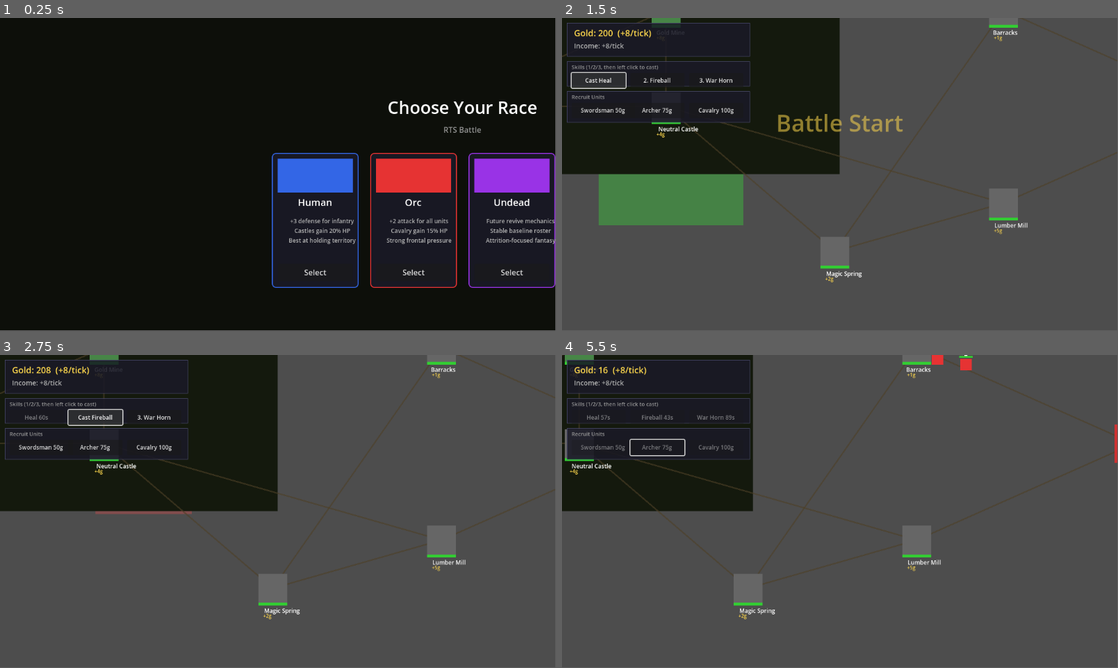
Above: before the commit, frames 1-4 (two rows, left to right).
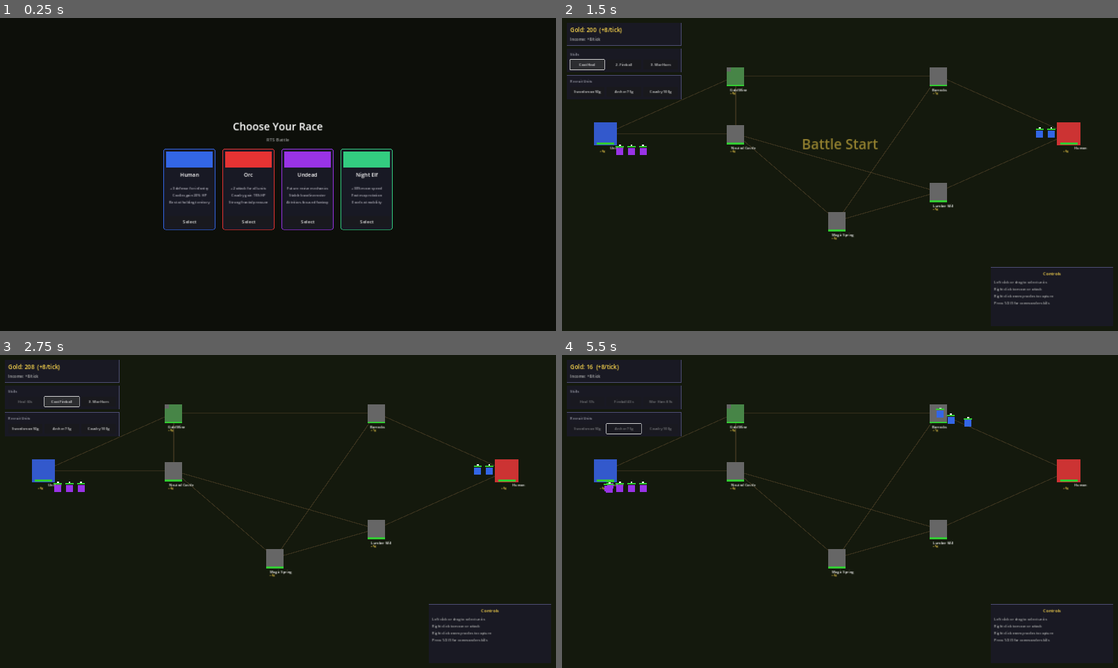
Above: after the commit, the same moments.

Repository: THOMAS4455/hello_world
Game: Godot game, scene res://scenes/main.tscn
Two runs of this game, one before a commit and one after it. Both use one fixed random seed, a clock stepped at 60 frames per second and the inputs below.
Inputs (mouse positions are in pixels of both pictures, inside the frame that each line leads up to):
- Up to frame 1 (0.25 s): no input
- Up to frame 2 (1.5 s): click "Select" at 0.5 s; click "1. Heal" at 1.25 s
- Up to frame 3 (2.75 s): click "2. Fireball" at 2 s
- Up to frame 4 (5.5 s): click "3. War Horn" at 2.75 s; click "Swordsman 50g" at 3.5 s; click "Archer 75g" at 4.25 s; tap Enter at 5 s; move the mouse to (962, 495) at 5.02 s; hold D from 5.03 s (still down); tap 1 at 5.1 s; click (962, 495) at 5.17 s
In our replay, the window is 799x449 before the commit and 800x450 after it. These sizes can differ from the game's own. Grey fills any space a smaller window leaves; there, only what the larger window draws over its background counts as a difference.

The runs differ from the first frame. In frame 1, 22% of the frame differs, in the area x 29-100%, y 26-87%; in frame 2, 78%; in frame 3, 78%; in frame 4, 86%, in the area x 0-100%, y 0-100%.

Commit message:
修复了界面

Diff:
--- a/project.godot
+++ b/project.godot
@@ -22,6 +22,13 @@
 EventBus="*res://autoload/event_bus.gd"
 RaceData="*res://autoload/race_data.gd"
 
+[display]
+
+window/size/viewport_width=1920
+window/size/viewport_height=1080
+window/stretch/mode="canvas_items"
+window/stretch/aspect="expand"
+
 [input]
 
 skill_1={
--- a/scenes/main.tscn
+++ b/scenes/main.tscn
@@ -30,7 +30,7 @@
 
 [node name="Background" type="ColorRect" parent="Battlefield"]
 size = Vector2(1920, 1080)
-position = Vector2(-960, -540)
+position = Vector2(0, 0)
 color = Color(0.08, 0.1, 0.05, 1)
 
 [node name="Roads" type="Node2D" parent="Battlefield"]
--- a/scenes/ui/game_over.gd
+++ b/scenes/ui/game_over.gd
@@ -4,7 +4,6 @@
 signal restart_requested
 signal back_to_menu
 
-var _overlay: ColorRect
 var _title: Label
 var _detail: Label
 var _btn_restart: Button
@@ -12,17 +11,65 @@
 
 
 func _ready():
+	set_anchors_preset(Control.PRESET_FULL_RECT)
+	offset_left = 0
+	offset_top = 0
+	offset_right = 0
+	offset_bottom = 0
 	visible = false
 
-	_overlay = ColorRect.new()
-	_overlay.size = Vector2(1920, 1080)
-	_overlay.color = Color(0, 0, 0, 0.6)
-	_overlay.mouse_filter = Control.MOUSE_FILTER_IGNORE
-	add_child(_overlay)
+	var overlay = ColorRect.new()
+	overlay.set_anchors_preset(Control.PRESET_FULL_RECT)
+	overlay.color = Color(0, 0, 0, 0.6)
+	overlay.mouse_filter = Control.MOUSE_FILTER_STOP
+	add_child(overlay)
 
-	var panel = Panel.new()
-	panel.size = Vector2(400, 280)
-	panel.position = Vector2(760, 350)
+	var center = CenterContainer.new()
+	center.set_anchors_preset(Control.PRESET_FULL_RECT)
+	add_child(center)
+
+	var panel = PanelContainer.new()
+	panel.custom_minimum_size = Vector2(420, 280)
+	panel.add_theme_stylebox_override("panel", _make_panel_style())
+	center.add_child(panel)
+
+	var content = VBoxContainer.new()
+	content.alignment = BoxContainer.ALIGNMENT_CENTER
+	content.add_theme_constant_override("separation", 16)
+	panel.add_child(content)
+
+	_title = Label.new()
+	_title.horizontal_alignment = HORIZONTAL_ALIGNMENT_CENTER
+	_title.add_theme_font_size_override("font_size", 32)
+	_title.add_theme_color_override("font_color", Color.WHITE)
+	content.add_child(_title)
+
+	_detail = Label.new()
+	_detail.horizontal_alignment = HORIZONTAL_ALIGNMENT_CENTER
+	_detail.autowrap_mode = TextServer.AUTOWRAP_WORD_SMART
+	_detail.custom_minimum_size = Vector2(320, 48)
+	_detail.add_theme_font_size_override("font_size", 16)
+	_detail.add_theme_color_override("font_color", Color(0.7, 0.7, 0.7))
+	content.add_child(_detail)
+
+	_btn_restart = Button.new()
+	_btn_restart.text = "Restart"
+	_btn_restart.custom_minimum_size = Vector2(180, 40)
+	_btn_restart.add_theme_font_size_override("font_size", 16)
+	_btn_restart.pressed.connect(func(): restart_requested.emit())
+	content.add_child(_btn_restart)
+
+	_btn_menu = Button.new()
+	_btn_menu.text = "Back to Menu"
+	_btn_menu.custom_minimum_size = Vector2(180, 40)
+	_btn_menu.add_theme_font_size_override("font_size", 16)
+	_btn_menu.pressed.connect(func(): back_to_menu.emit())
+	content.add_child(_btn_menu)
+
+	EventBus.game_over.connect(_on_game_over)
+
+
+func _make_panel_style() -> StyleBoxFlat:
 	var sb = StyleBoxFlat.new()
 	sb.bg_color = Color(0.1, 0.1, 0.15, 0.95)
 	sb.border_width_left = 2
@@ -30,46 +77,15 @@
 	sb.border_width_right = 2
 	sb.border_width_bottom = 2
 	sb.border_color = Color(0.4, 0.5, 0.6)
+	sb.content_margin_left = 28
+	sb.content_margin_top = 26
+	sb.content_margin_right = 28
+	sb.content_margin_bottom = 26
 	sb.set("corner_radius_top_left", 12)
 	sb.set("corner_radius_top_right", 12)
 	sb.set("corner_radius_bottom_left", 12)
 	sb.set("corner_radius_bottom_right", 12)
-	panel.add_theme_stylebox_override("panel", sb)
-	add_child(panel)
-
-	_title = Label.new()
-	_title.position = Vector2(0, 30)
-	_title.size = Vector2(400, 50)
-	_title.add_theme_font_size_override("font_size", 32)
-	_title.add_theme_color_override("font_color", Color.WHITE)
-	_title.horizontal_alignment = HORIZONTAL_ALIGNMENT_CENTER
-	panel.add_child(_title)
-
-	_detail = Label.new()
-	_detail.position = Vector2(0, 90)
-	_detail.size = Vector2(400, 50)
-	_detail.add_theme_font_size_override("font_size", 16)
-	_detail.add_theme_color_override("font_color", Color(0.7, 0.7, 0.7))
-	_detail.horizontal_alignment = HORIZONTAL_ALIGNMENT_CENTER
-	panel.add_child(_detail)
-
-	_btn_restart = Button.new()
-	_btn_restart.text = "Restart"
-	_btn_restart.position = Vector2(120, 160)
-	_btn_restart.size = Vector2(160, 40)
-	_btn_restart.add_theme_font_size_override("font_size", 16)
-	_btn_restart.pressed.connect(func(): restart_requested.emit())
-	panel.add_child(_btn_restart)
-
-	_btn_menu = Button.new()
-	_btn_menu.text = "Back to Menu"
-	_btn_menu.position = Vector2(120, 210)
-	_btn_menu.size = Vector2(160, 40)
-	_btn_menu.add_theme_font_size_override("font_size", 16)
-	_btn_menu.pressed.connect(func(): back_to_menu.emit())
-	panel.add_child(_btn_menu)
-
-	EventBus.game_over.connect(_on_game_over)
+	return sb
 
 
 func _on_game_over(winner: int):
--- a/scenes/ui/hud.gd
+++ b/scenes/ui/hud.gd
@@ -2,7 +2,7 @@
 
 var gold_label: Label
 var income_label: Label
-var selected_info: Panel
+var selected_info: PanelContainer
 var selected_label: Label
 var btn_skill1: Button
 var btn_skill2: Button
@@ -16,6 +16,11 @@
 
 
 func _ready():
+	set_anchors_preset(Control.PRESET_FULL_RECT)
+	offset_left = 0
+	offset_top = 0
+	offset_right = 0
+	offset_bottom = 0
 	add_to_group("ui_hud")
 	_build_ui()
 	EventBus.gold_changed.connect(_on_gold_changed)
@@ -23,114 +28,138 @@
 
 
 func _build_ui():
-	var stylebox = _make_panel()
-
-	var top_bar = Panel.new()
-	top_bar.position = Vector2(10, 10)
-	top_bar.size = Vector2(380, 70)
-	top_bar.add_theme_stylebox_override("panel", stylebox)
-	add_child(top_bar)
+	var left_margin = MarginContainer.new()
+	left_margin.anchor_right = 0.0
+	left_margin.anchor_bottom = 0.0
+	left_margin.offset_left = 16
+	left_margin.offset_top = 16
+	left_margin.offset_right = 412
+	left_margin.offset_bottom = 380
+	add_child(left_margin)
+
+	var left_stack = VBoxContainer.new()
+	left_stack.add_theme_constant_override("separation", 10)
+	left_margin.add_child(left_stack)
+
+	var top_bar = _make_panel_container()
+	left_stack.add_child(top_bar)
+	var top_content = VBoxContainer.new()
+	top_content.add_theme_constant_override("separation", 6)
+	top_bar.add_child(top_content)
 
 	gold_label = Label.new()
-	gold_label.position = Vector2(15, 8)
-	gold_label.size = Vector2(350, 25)
 	gold_label.text = "Gold: 200"
-	gold_label.add_theme_font_size_override("font_size", 18)
+	gold_label.add_theme_font_size_override("font_size", 20)
 	gold_label.add_theme_color_override("font_color", Color(1, 0.85, 0.3))
-	top_bar.add_child(gold_label)
+	top_content.add_child(gold_label)
 
 	income_label = Label.new()
-	income_label.position = Vector2(15, 38)
-	income_label.size = Vector2(350, 20)
 	income_label.text = "Income: 0/tick"
 	income_label.add_theme_font_size_override("font_size", 14)
 	income_label.add_theme_color_override("font_color", Color(0.7, 0.7, 0.7))
-	top_bar.add_child(income_label)
-
-	var skill_panel = Panel.new()
-	skill_panel.position = Vector2(10, 90)
-	skill_panel.size = Vector2(380, 52)
-	skill_panel.add_theme_stylebox_override("panel", stylebox)
-	add_child(skill_panel)
+	top_content.add_child(income_label)
+
+	var skill_panel = _make_panel_container()
+	left_stack.add_child(skill_panel)
+	var skill_content = VBoxContainer.new()
+	skill_content.add_theme_constant_override("separation", 8)
+	skill_panel.add_child(skill_content)
 
 	var skill_hint = Label.new()
-	skill_hint.position = Vector2(10, 4)
-	skill_hint.size = Vector2(360, 18)
-	skill_hint.text = "Skills (1/2/3, then left click to cast)"
-	skill_hint.add_theme_font_size_override("font_size", 11)
-	skill_hint.add_theme_color_override("font_color", Color(0.6, 0.6, 0.6))
-	skill_panel.add_child(skill_hint)
-
-	btn_skill1 = _btn("1. Heal", Vector2(10, 24), Vector2(112, 24))
-	btn_skill2 = _btn("2. Fireball", Vector2(132, 24), Vector2(112, 24))
-	btn_skill3 = _btn("3. War Horn", Vector2(254, 24), Vector2(112, 24))
+	skill_hint.text = "Skills"
+	skill_hint.add_theme_font_size_override("font_size", 12)
+	skill_hint.add_theme_color_override("font_color", Color(0.65, 0.65, 0.7))
+	skill_content.add_child(skill_hint)
+
+	var skill_buttons = HBoxContainer.new()
+	skill_buttons.add_theme_constant_override("separation", 8)
+	skill_content.add_child(skill_buttons)
+
+	btn_skill1 = _btn("1. Heal")
+	btn_skill2 = _btn("2. Fireball")
+	btn_skill3 = _btn("3. War Horn")
 	btn_skill1.pressed.connect(func(): _use_skill(0))
 	btn_skill2.pressed.connect(func(): _use_skill(1))
 	btn_skill3.pressed.connect(func(): _use_skill(2))
-	skill_panel.add_child(btn_skill1)
-	skill_panel.add_child(btn_skill2)
-	skill_panel.add_child(btn_skill3)
-
-	var unit_panel = Panel.new()
-	unit_panel.position = Vector2(10, 152)
-	unit_panel.size = Vector2(380, 65)
-	unit_panel.add_theme_stylebox_override("panel", stylebox)
-	add_child(unit_panel)
+	skill_buttons.add_child(btn_skill1)
+	skill_buttons.add_child(btn_skill2)
+	skill_buttons.add_child(btn_skill3)
+
+	var unit_panel = _make_panel_container()
+	left_stack.add_child(unit_panel)
+	var unit_content = VBoxContainer.new()
+	unit_content.add_theme_constant_override("separation", 8)
+	unit_panel.add_child(unit_content)
 
 	var unit_hint = Label.new()
-	unit_hint.position = Vector2(10, 4)
-	unit_hint.size = Vector2(360, 18)
 	unit_hint.text = "Recruit Units"
-	unit_hint.add_theme_font_size_override("font_size", 11)
-	unit_hint.add_theme_color_override("font_color", Color(0.6, 0.6, 0.6))
-	unit_panel.add_child(unit_hint)
-
-	btn_melee = _btn("Swordsman 50g", Vector2(10, 24), Vector2(112, 32))
-	btn_ranged = _btn("Archer 75g", Vector2(132, 24), Vector2(112, 32))
-	btn_cavalry = _btn("Cavalry 100g", Vector2(254, 24), Vector2(112, 32))
+	unit_hint.add_theme_font_size_override("font_size", 12)
+	unit_hint.add_theme_color_override("font_color", Color(0.65, 0.65, 0.7))
+	unit_content.add_child(unit_hint)
+
+	var unit_buttons = HBoxContainer.new()
+	unit_buttons.add_theme_constant_override("separation", 8)
+	unit_content.add_child(unit_buttons)
+
+	btn_melee = _btn("Swordsman 50g")
+	btn_ranged = _btn("Archer 75g")
+	btn_cavalry = _btn("Cavalry 100g")
 	btn_melee.pressed.connect(_buy_melee)
 	btn_ranged.pressed.connect(_buy_ranged)
 	btn_cavalry.pressed.connect(_buy_cavalry)
-	unit_panel.add_child(btn_melee)
-	unit_panel.add_child(btn_ranged)
-	unit_panel.add_child(btn_cavalry)
-
-	selected_info = Panel.new()
-	selected_info.position = Vector2(10, 227)
-	selected_info.size = Vector2(260, 60)
-	selected_info.add_theme_stylebox_override("panel", stylebox)
+	unit_buttons.add_child(btn_melee)
+	unit_buttons.add_child(btn_ranged)
+	unit_buttons.add_child(btn_cavalry)
+
+	selected_info = _make_panel_container()
 	selected_info.visible = false
-	add_child(selected_info)
+	left_stack.add_child(selected_info)
 
 	selected_label = Label.new()
-	selected_label.position = Vector2(10, 10)
-	selected_label.size = Vector2(240, 40)
+	selected_label.custom_minimum_size = Vector2(0, 34)
+	selected_label.autowrap_mode = TextServer.AUTOWRAP_WORD_SMART
 	selected_label.add_theme_font_size_override("font_size", 13)
 	selected_label.add_theme_color_override("font_color", Color.WHITE)
 	selected_info.add_child(selected_label)
 
-	var hint_panel = Panel.new()
-	hint_panel.position = Vector2(1500, 860)
-	hint_panel.size = Vector2(400, 180)
-	hint_panel.add_theme_stylebox_override("panel", stylebox)
-	add_child(hint_panel)
+	var hint_wrap = MarginContainer.new()
+	hint_wrap.anchor_left = 1.0
+	hint_wrap.anchor_top = 1.0
+	hint_wrap.anchor_right = 1.0
+	hint_wrap.anchor_bottom = 1.0
+	hint_wrap.offset_left = -440
+	hint_wrap.offset_top = -220
+	hint_wrap.offset_right = -16
+	hint_wrap.offset_bottom = -16
+	add_child(hint_wrap)
+
+	var hint_panel = _make_panel_container()
+	hint_wrap.add_child(hint_panel)
+
+	var hint_content = VBoxContainer.new()
+	hint_content.add_theme_constant_override("separation", 8)
+	hint_panel.add_child(hint_content)
 
 	var hint_title = Label.new()
-	hint_title.text = "-- Controls --"
-	hint_title.position = Vector2(10, 6)
-	hint_title.size = Vector2(380, 20)
-	hint_title.add_theme_font_size_override("font_size", 14)
+	hint_title.text = "Controls"
+	hint_title.horizontal_alignment = HORIZONTAL_ALIGNMENT_CENTER
+	hint_title.add_theme_font_size_override("font_size", 15)
 	hint_title.add_theme_color_override("font_color", Color(1, 0.85, 0.3))
-	hint_title.horizontal_alignment = HORIZONTAL_ALIGNMENT_CENTER
-	hint_panel.add_child(hint_title)
+	hint_content.add_child(hint_title)
 
 	var hints_text = Label.new()
 	hints_text.text = "Left click or drag to select units\nRight click to move or attack\nRight click enemy nodes to capture\nPress 1/2/3 for commander skills"
-	hints_text.position = Vector2(10, 30)
-	hints_text.size = Vector2(380, 140)
+	hints_text.autowrap_mode = TextServer.AUTOWRAP_WORD_SMART
 	hints_text.add_theme_font_size_override("font_size", 12)
 	hints_text.add_theme_color_override("font_color", Color(0.7, 0.7, 0.7))
-	hint_panel.add_child(hints_text)
+	hint_content.add_child(hints_text)
+
+
+func _make_panel_container() -> PanelContainer:
+	var panel = PanelContainer.new()
+	panel.custom_minimum_size = Vector2(396, 0)
+	panel.add_theme_stylebox_override("panel", _make_panel())
+	return panel
 
 
 func _make_panel() -> StyleBoxFlat:
@@ -141,14 +170,18 @@
 	stylebox.border_width_right = 1
 	stylebox.border_width_bottom = 1
 	stylebox.border_color = Color(0.3, 0.3, 0.45)
+	stylebox.content_margin_left = 12
+	stylebox.content_margin_top = 10
+	stylebox.content_margin_right = 12
+	stylebox.content_margin_bottom = 10
 	return stylebox
 
 
-func _btn(text_value: String, pos: Vector2, size_value: Vector2) -> Button:
+func _btn(text_value: String) -> Button:
 	var button = Button.new()
 	button.text = text_value
-	button.position = pos
-	button.size = size_value
+	button.custom_minimum_size = Vector2(0, 34)
+	button.size_flags_horizontal = Control.SIZE_EXPAND_FILL
 	button.add_theme_font_size_override("font_size", 12)
 	return button
 
--- a/scenes/ui/race_select.gd
+++ b/scenes/ui/race_select.gd
@@ -12,100 +12,121 @@
 
 
 func _ready():
+	set_anchors_preset(Control.PRESET_FULL_RECT)
+	offset_left = 0
+	offset_top = 0
+	offset_right = 0
+	offset_bottom = 0
+
 	var bg = ColorRect.new()
-	bg.size = Vector2(1920, 1080)
+	bg.set_anchors_preset(Control.PRESET_FULL_RECT)
 	bg.color = Color(0.05, 0.06, 0.04)
 	bg.mouse_filter = Control.MOUSE_FILTER_IGNORE
 	add_child(bg)
 
+	var center = CenterContainer.new()
+	center.set_anchors_preset(Control.PRESET_FULL_RECT)
+	center.mouse_filter = Control.MOUSE_FILTER_IGNORE
+	add_child(center)
+
+	var layout = VBoxContainer.new()
+	layout.custom_minimum_size = Vector2(900, 520)
+	layout.alignment = BoxContainer.ALIGNMENT_CENTER
+	layout.add_theme_constant_override("separation", 20)
+	center.add_child(layout)
+
+	var heading = VBoxContainer.new()
+	heading.alignment = BoxContainer.ALIGNMENT_CENTER
+	heading.add_theme_constant_override("separation", 6)
+	layout.add_child(heading)
+
 	var title = Label.new()
 	title.text = "Choose Your Race"
-	title.position = Vector2(0, 160)
-	title.size = Vector2(1920, 50)
+	title.horizontal_alignment = HORIZONTAL_ALIGNMENT_CENTER
 	title.add_theme_font_size_override("font_size", 36)
 	title.add_theme_color_override("font_color", Color.WHITE)
-	title.horizontal_alignment = HORIZONTAL_ALIGNMENT_CENTER
-	add_child(title)
+	heading.add_child(title)
 
 	var subtitle = Label.new()
 	subtitle.text = "RTS Battle"
-	subtitle.position = Vector2(0, 220)
-	subtitle.size = Vector2(1920, 24)
+	subtitle.horizontal_alignment = HORIZONTAL_ALIGNMENT_CENTER
 	subtitle.add_theme_font_size_override("font_size", 16)
 	subtitle.add_theme_color_override("font_color", Color(0.6, 0.6, 0.6))
-	subtitle.horizontal_alignment = HORIZONTAL_ALIGNMENT_CENTER
-	add_child(subtitle)
+	heading.add_child(subtitle)
 
-	var card_y = 280
-	var card_w = 180
-	var card_h = 280
-	var gap = 24
-	var total_w = card_w * 4 + gap * 3
-	var start_x = (1920 - total_w) / 2
+	var cards_center = CenterContainer.new()
+	layout.add_child(cards_center)
+
+	var cards = HBoxContainer.new()
+	cards.alignment = BoxContainer.ALIGNMENT_CENTER
+	cards.add_theme_constant_override("separation", 24)
+	cards_center.add_child(cards)
 
 	var race_ids = race_scenes.keys()
 	race_ids.sort()
-	for i in race_ids.size():
-		var race_id = race_ids[i]
-		var card = _make_race_card(race_id, card_w, card_h)
-		card.position = Vector2(start_x + i * (card_w + gap), card_y)
-		add_child(card)
+	for race_id in race_ids:
+		cards.add_child(_make_race_card(race_id))
 
 
-func _make_race_card(race_id: int, card_w: int, card_h: int) -> Control:
+func _make_race_card(race_id: int) -> Control:
 	var data: Dictionary = race_scenes[race_id]
-	var panel = Panel.new()
-	panel.size = Vector2(card_w, card_h)
+	var panel = PanelContainer.new()
+	panel.custom_minimum_size = Vector2(180, 280)
+	panel.size_flags_vertical = Control.SIZE_SHRINK_CENTER
 	panel.add_theme_stylebox_override("panel", _make_stylebox(data["color"]))
 
-	var margin = 12
-	var inner_w = card_w - margin * 2
+	var body = VBoxContainer.new()
+	body.add_theme_constant_override("separation", 10)
+	panel.add_child(body)
 
-	var color_swatch = ColorRect.new()
-	color_swatch.size = Vector2(inner_w, 70)
-	color_swatch.position = Vector2(margin, margin)
-	color_swatch.color = data["color"]
-	panel.add_child(color_swatch)
+	var swatch = ColorRect.new()
+	swatch.custom_minimum_size = Vector2(0, 56)
+	swatch.color = data["color"]
+	body.add_child(swatch)
 
 	var name_label = Label.new()
 	name_label.text = data["name"]
-	name_label.position = Vector2(margin, margin + 76)
-	name_label.size = Vector2(inner_w, 30)
-	name_label.add_theme_font_size_override("font_size", 20)
+	name_label.horizontal_alignment = HORIZONTAL_ALIGNMENT_CENTER
+	name_label.add_theme_font_size_override("font_size", 18)
 	name_label.add_theme_color_override("font_color", Color.WHITE)
-	name_label.horizontal_alignment = HORIZONTAL_ALIGNMENT_CENTER
-	panel.add_child(name_label)
+	body.add_child(name_label)
 
 	var desc_label = Label.new()
 	desc_label.text = data["desc"]
-	desc_label.position = Vector2(margin, margin + 110)
-	desc_label.size = Vector2(inner_w, 80)
-	desc_label.add_theme_font_size_override("font_size", 12)
-	desc_label.add_theme_color_override("font_color", Color(0.7, 0.7, 0.7))
+	desc_label.custom_minimum_size = Vector2(156, 92)
 	desc_label.horizontal_alignment = HORIZONTAL_ALIGNMENT_CENTER
 	desc_label.vertical_alignment = VERTICAL_ALIGNMENT_CENTER
-	desc_label.autowrap_mode = TextServer.AUTOWRAP_WORD
-	panel.add_child(desc_label)
+	desc_label.autowrap_mode = TextServer.AUTOWRAP_WORD_SMART
+	desc_label.add_theme_font_size_override("font_size", 12)
+	desc_label.add_theme_color_override("font_color", Color(0.72, 0.72, 0.76))
+	desc_label.size_flags_vertical = Control.SIZE_EXPAND_FILL
+	body.add_child(desc_label)
+
+	var spacer = Control.new()
+	spacer.size_flags_vertical = Control.SIZE_EXPAND_FILL
+	body.add_child(spacer)
 
 	var btn = Button.new()
 	btn.text = "Select"
-	btn.position = Vector2(margin, card_h - 50)
-	btn.size = Vector2(inner_w, 36)
-	btn.add_theme_font_size_override("font_size", 16)
+	btn.custom_minimum_size = Vector2(0, 38)
 	btn.pressed.connect(func(): race_selected.emit(race_id))
-	panel.add_child(btn)
+	body.add_child(btn)
 
 	return panel
 
 
 func _make_stylebox(border_color: Color) -> StyleBoxFlat:
 	var sb = StyleBoxFlat.new()
-	sb.bg_color = Color(0.1, 0.1, 0.15, 0.9)
+	sb.bg_color = Color(0.1, 0.1, 0.15, 0.92)
 	sb.border_width_left = 2
 	sb.border_width_top = 2
 	sb.border_width_right = 2
 	sb.border_width_bottom = 2
 	sb.border_color = border_color
+	sb.content_margin_left = 10
+	sb.content_margin_top = 10
+	sb.content_margin_right = 10
+	sb.content_margin_bottom = 10
 	sb.set("corner_radius_top_left", 8)
 	sb.set("corner_radius_top_right", 8)
 	sb.set("corner_radius_bottom_left", 8)
